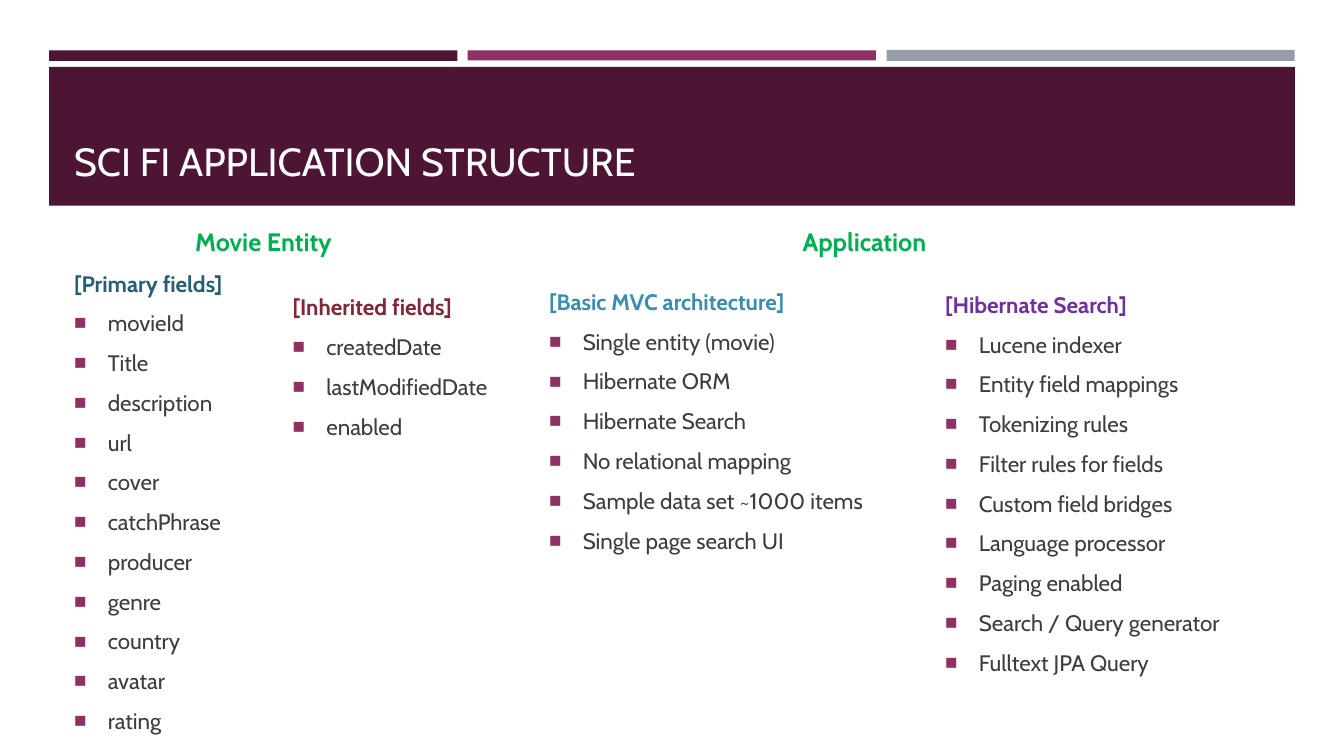
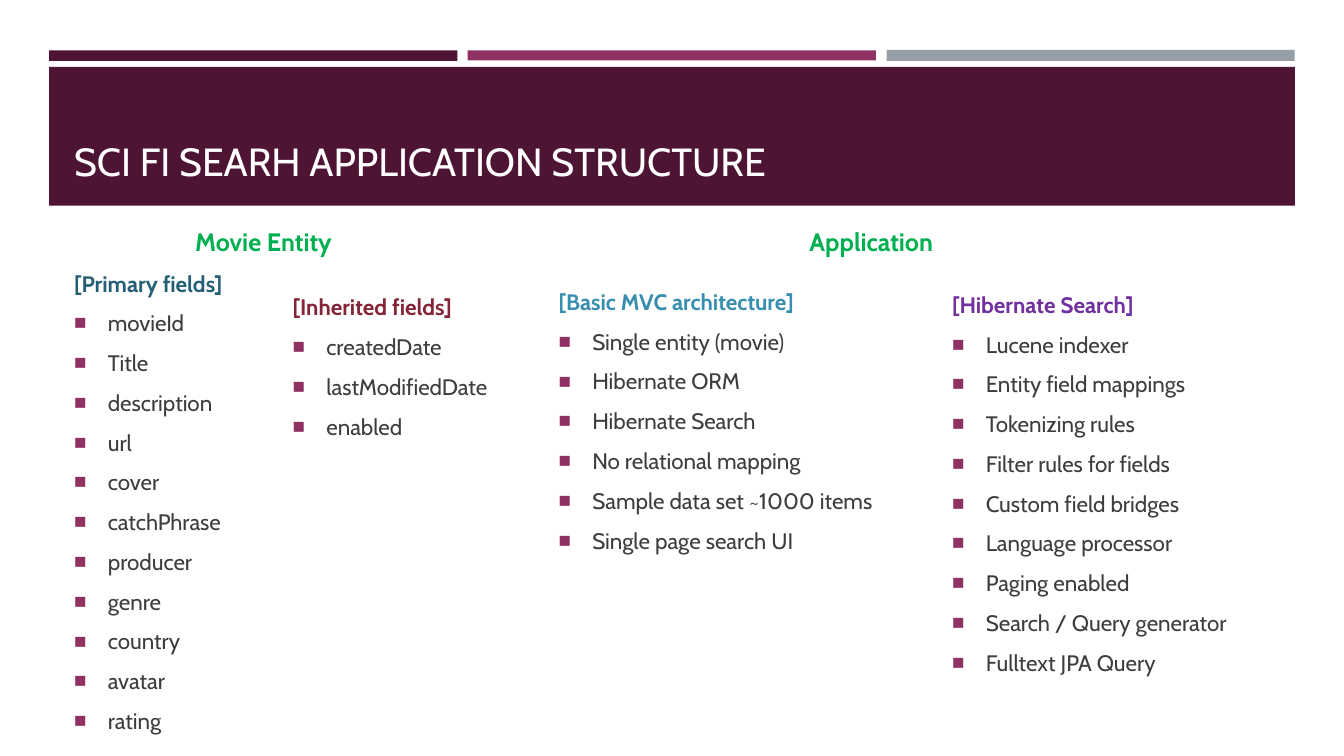
Before and after one commit to vossenv/lucene_hibernate_demo, a slide deck: slide 6 of lucenify.pptx (slide 4 before the commit). Drawn at 1344x756 pixels with LibreOffice and Linux fonts; fonts in the diff are those of the drawing. Boxes give left, top, right and bottom in pixels: in the first picture for what was removed or moved away, otherwise in the second. Text is boxed around its words. In the diff, an @@ line names an element or a change of style, - is before the commit and + after.

Commit message:
post presentation

```diff
--- a/lucenify.pptx
+++ b/lucenify.pptx
@@ title at (x1=74, y1=148, x2=765, y2=177): text changed @@
-SCI FI APPLICATION STRUCTURE
+SCI FI SEARH APPLICATION STRUCTURE
@@ text "Application" moved from (x1=803, y1=232, x2=927, y2=257) to (x1=809, y1=232, x2=933, y2=257) @@
@@ text "[Basic MVC architecture]" moved from (x1=549, y1=293, x2=862, y2=554) to (x1=559, y1=293, x2=872, y2=554) @@
@@ text "[Hibernate Search]" moved from (x1=945, y1=296, x2=1220, y2=677) to (x1=952, y1=296, x2=1227, y2=677) @@
```
Also in this commit, not shown: 1 other file.
